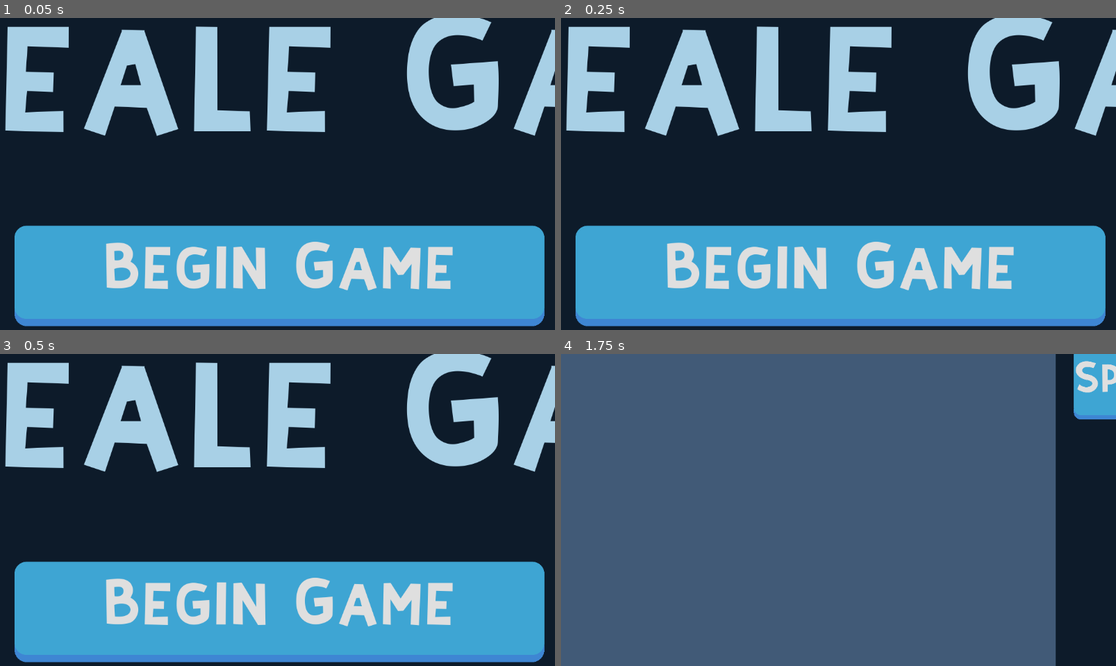
Above: before the commit, frames 1-4 (two rows, left to right).
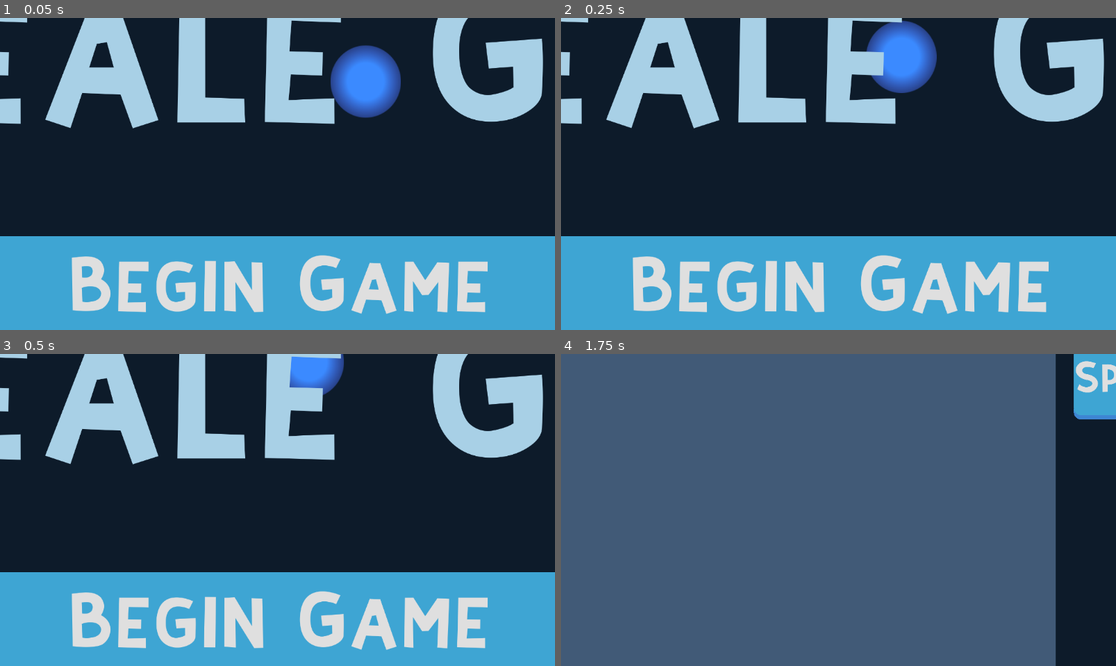
Above: after the commit, the same moments.

Repository: rishigoel2003/ideale-gas
Game: Godot game, scene res://title_screen.tscn
Two runs of this game, one before a commit and one after it. Both use one fixed random seed, a clock stepped at 60 frames per second and the inputs below.
Inputs:
- Up to frame 1 (0.05 s): no input
- Up to frame 2 (0.25 s): no input
- Up to frame 3 (0.5 s): no input
- Up to frame 4 (1.75 s): click "Begin Game" at 0.5 s; tap Enter at 1.25 s

The runs differ from the first frame. In frame 1, 36% of the frame differs, in the area x 0-100%, y 0-100%; in frame 2, 35%; in frame 3, 34%; in frame 4, nothing differs.

Commit message:
more UI with balls and title screen

Diff:
--- a/Ball.tscn
+++ b/Ball.tscn
@@ -1,7 +1,7 @@
 [gd_scene load_steps=5 format=3 uid="uid://beyjtqjbtmwdp"]
 
 [ext_resource type="Script" path="res://Ball.gd" id="1_w2uns"]
-[ext_resource type="Texture2D" uid="uid://cd8x4uuyrdyla" path="res://Sprites/ball_sprite.png" id="2_rxn1u"]
+[ext_resource type="Texture2D" uid="uid://dw47gkp3ti8xo" path="res://Sprites/inkscape_ball.png" id="2_p141a"]
 
 [sub_resource type="PhysicsMaterial" id="PhysicsMaterial_gotqi"]
 friction = 0.0
@@ -16,9 +16,11 @@
 script = ExtResource("1_w2uns")
 
 [node name="CollisionShape2D" type="CollisionShape2D" parent="."]
+scale = Vector2(0.8, 0.8)
 shape = SubResource("CircleShape2D_kf3jf")
 
 [node name="Sprite2D" type="Sprite2D" parent="."]
-position = Vector2(4.76837e-07, -0.999996)
-scale = Vector2(0.5, 0.5)
-texture = ExtResource("2_rxn1u")
+modulate = Color(0.6, 0.8, 1, 1)
+self_modulate = Color(0.6, 0.8, 1, 1)
+scale = Vector2(2, 2)
+texture = ExtResource("2_p141a")
--- /dev/null
+++ b/Sprites/drawing.svg
@@ -0,0 +1,77 @@
+<?xml version="1.0" encoding="UTF-8" standalone="no"?>
+<!-- Created with Inkscape (http://www.inkscape.org/) -->
+
+<svg
+   width="210mm"
+   height="297mm"
+   viewBox="0 0 210 297"
+   version="1.1"
+   id="svg1"
+   inkscape:version="1.4.2 (f4327f4, 2025-05-13)"
+   sodipodi:docname="drawing.svg"
+   xmlns:inkscape="http://www.inkscape.org/namespaces/inkscape"
+   xmlns:sodipodi="http://sodipodi.sourceforge.net/DTD/sodipodi-0.dtd"
+   xmlns:xlink="http://www.w3.org/1999/xlink"
+   xmlns="http://www.w3.org/2000/svg"
+   xmlns:svg="http://www.w3.org/2000/svg">
+  <sodipodi:namedview
+     id="namedview1"
+     pagecolor="#ffffff"
+     bordercolor="#000000"
+     borderopacity="0.25"
+     inkscape:showpageshadow="2"
+     inkscape:pageopacity="0.0"
+     inkscape:pagecheckerboard="0"
+     inkscape:deskcolor="#d1d1d1"
+     inkscape:document-units="mm"
+     inkscape:zoom="1.6277344"
+     inkscape:cx="277.3794"
+     inkscape:cy="361.85264"
+     inkscape:window-width="1440"
+     inkscape:window-height="890"
+     inkscape:window-x="-6"
+     inkscape:window-y="1073"
+     inkscape:window-maximized="1"
+     inkscape:current-layer="layer1" />
+  <defs
+     id="defs1">
+    <linearGradient
+       id="linearGradient2"
+       inkscape:collect="always">
+      <stop
+         style="stop-color:#a3d8ff;stop-opacity:1;"
+         offset="0.51735014"
+         id="stop2" />
+      <stop
+         style="stop-color:#cbb2ff;stop-opacity:0.44508672;"
+         offset="1"
+         id="stop3" />
+    </linearGradient>
+    <radialGradient
+       inkscape:collect="always"
+       xlink:href="#linearGradient2"
+       id="radialGradient3"
+       cx="64.365326"
+       cy="103.44427"
+       fx="64.365326"
+       fy="103.44427"
+       r="16.091331"
+       gradientTransform="matrix(1,0,0,1.0285714,0,-2.9555428)"
+       gradientUnits="userSpaceOnUse" />
+  </defs>
+  <g
+     inkscape:label="Layer 1"
+     inkscape:groupmode="layer"
+     id="layer1">
+    <ellipse
+       style="fill:url(#radialGradient3);stroke-width:0.264583;fill-opacity:1"
+       id="path1"
+       cx="64.365326"
+       cy="103.44427"
+       rx="16.091331"
+       ry="16.551083"
+       inkscape:export-filename="inkscape_ball.png"
+       inkscape:export-xdpi="96"
+       inkscape:export-ydpi="96" />
+  </g>
+</svg>
--- a/WinScreen.tscn
+++ b/WinScreen.tscn
@@ -1,8 +1,10 @@
-[gd_scene load_steps=4 format=3 uid="uid://d10vsagxykm0e"]
+[gd_scene load_steps=5 format=3 uid="uid://d10vsagxykm0e"]
 
 [ext_resource type="Script" path="res://win_screen.gd" id="1_tvnbm"]
 [ext_resource type="FontFile" uid="uid://cvm5p62bx036u" path="res://Godot-Fontpack/fonts/kirifont/KiriFont.ttf" id="2_i4ntj"]
 [ext_resource type="Theme" uid="uid://bqa61ejy2a7b3" path="res://button.tres" id="3_6ng3l"]
+
+[sub_resource type="RectangleShape2D" id="RectangleShape2D_codd6"]
 
 [node name="WinScreen" type="Control"]
 layout_mode = 3
@@ -39,6 +41,7 @@
 z_index = -5
 z_as_relative = false
 y_sort_enabled = true
+layout_mode = 0
 offset_left = -14048.0
 offset_top = -9478.0
 offset_right = 18026.0
@@ -47,3 +50,33 @@
 mouse_force_pass_scroll_events = false
 color = Color(0.0509804, 0.105882, 0.164706, 1)
 metadata/_edit_lock_ = true
+
+[node name="Box" type="StaticBody2D" parent="."]
+
+[node name="TopWall" type="StaticBody2D" parent="Box"]
+
+[node name="CollisionShape2D" type="CollisionShape2D" parent="Box/TopWall"]
+position = Vector2(-36, -3000)
+scale = Vector2(2000, 1)
+shape = SubResource("RectangleShape2D_codd6")
+
+[node name="BottomWall" type="StaticBody2D" parent="Box"]
+
+[node name="CollisionShape2D" type="CollisionShape2D" parent="Box/BottomWall"]
+position = Vector2(-59, 2000)
+scale = Vector2(2000, 1)
+shape = SubResource("RectangleShape2D_codd6")
+
+[node name="LeftWall" type="StaticBody2D" parent="Box"]
+
+[node name="CollisionShape2D" type="CollisionShape2D" parent="Box/LeftWall"]
+position = Vector2(-4000, -234)
+scale = Vector2(1, 2000)
+shape = SubResource("RectangleShape2D_codd6")
+
+[node name="RightWall" type="StaticBody2D" parent="Box"]
+
+[node name="CollisionShape2D" type="CollisionShape2D" parent="Box/RightWall"]
+position = Vector2(4000, -234)
+scale = Vector2(1, 2000)
+shape = SubResource("RectangleShape2D_codd6")
--- a/title_screen.gd
+++ b/title_screen.gd
@@ -1,9 +1,25 @@
 extends Control
+
+var ball_scene = preload("res://Ball.tscn")
+
 
 func _ready():
 	# Connect the begin button
 	$BeginButton.pressed.connect(_on_begin_button_pressed)
 
+	for i in 10:
+
+		var new_ball = ball_scene.instantiate()
+		new_ball.z_index = -1
+
+		# Position it randomly within the walls
+		var random_x = randf_range(-3000, 3000)
+		var random_y = randf_range(-2800, 1800)
+		new_ball.position = Vector2(random_x, random_y)
+
+		add_child(new_ball)
+
+
 func _on_begin_button_pressed():
 	# Switch to the main game scene
 	get_tree().change_scene_to_file("res://Main.tscn")
--- a/title_screen.tscn
+++ b/title_screen.tscn
@@ -1,8 +1,10 @@
-[gd_scene load_steps=4 format=3 uid="uid://dkf5ybktethc4"]
+[gd_scene load_steps=5 format=3 uid="uid://dkf5ybktethc4"]
 
 [ext_resource type="Script" path="res://title_screen.gd" id="1_02usd"]
 [ext_resource type="FontFile" uid="uid://cvm5p62bx036u" path="res://Godot-Fontpack/fonts/kirifont/KiriFont.ttf" id="2_f70yp"]
 [ext_resource type="Theme" uid="uid://bqa61ejy2a7b3" path="res://button.tres" id="3_kaox8"]
+
+[sub_resource type="RectangleShape2D" id="RectangleShape2D_78h82"]
 
 [node name="TitleScreen" type="Control"]
 layout_mode = 3
@@ -33,12 +35,13 @@
 
 [node name="Camera2D" type="Camera2D" parent="."]
 offset = Vector2(0, -400)
-zoom = Vector2(0.5, 0.5)
+zoom = Vector2(0.6, 0.6)
 
 [node name="ColorRect" type="ColorRect" parent="."]
 z_index = -5
 z_as_relative = false
 y_sort_enabled = true
+layout_mode = 0
 offset_left = -14048.0
 offset_top = -9478.0
 offset_right = 18026.0
@@ -47,3 +50,33 @@
 mouse_force_pass_scroll_events = false
 color = Color(0.0509804, 0.105882, 0.164706, 1)
 metadata/_edit_lock_ = true
+
+[node name="Box" type="StaticBody2D" parent="."]
+
+[node name="TopWall" type="StaticBody2D" parent="Box"]
+
+[node name="CollisionShape2D" type="CollisionShape2D" parent="Box/TopWall"]
+position = Vector2(-36, -3000)
+scale = Vector2(2000, 1)
+shape = SubResource("RectangleShape2D_78h82")
+
+[node name="BottomWall" type="StaticBody2D" parent="Box"]
+
+[node name="CollisionShape2D" type="CollisionShape2D" parent="Box/BottomWall"]
+position = Vector2(-59, 2000)
+scale = Vector2(2000, 1)
+shape = SubResource("RectangleShape2D_78h82")
+
+[node name="LeftWall" type="StaticBody2D" parent="Box"]
+
+[node name="CollisionShape2D" type="CollisionShape2D" parent="Box/LeftWall"]
+position = Vector2(-4000, -234)
+scale = Vector2(1, 2000)
+shape = SubResource("RectangleShape2D_78h82")
+
+[node name="RightWall" type="StaticBody2D" parent="Box"]
+
+[node name="CollisionShape2D" type="CollisionShape2D" parent="Box/RightWall"]
+position = Vector2(4000, -234)
+scale = Vector2(1, 2000)
+shape = SubResource("RectangleShape2D_78h82")
--- a/win_screen.gd
+++ b/win_screen.gd
@@ -1,9 +1,24 @@
 extends Control
+
+var ball_scene = preload("res://Ball.tscn")
+
 
 func _ready():
 	# Connect the play again button
 	$PlayAgainButton.pressed.connect(_on_play_again_pressed)
 
+	for i in 10:
+
+		var new_ball = ball_scene.instantiate()
+		new_ball.z_index = -1
+
+		# Position it randomly within the walls
+		var random_x = randf_range(-3000, 3000)
+		var random_y = randf_range(-2800, 1800)
+		new_ball.position = Vector2(random_x, random_y)
+
+		add_child(new_ball)
+
 func _on_play_again_pressed():
 	# Go back to title screen
 	get_tree().change_scene_to_file("res://title_screen.tscn")
Binary file added: Sprites/blue_circle.png
Not shown, added: Sprites/blue_circle.png.import
Not shown, added: Sprites/drawing.svg.import
Binary file added: Sprites/inkscape_ball.png
Not shown, added: Sprites/inkscape_ball.png.import
